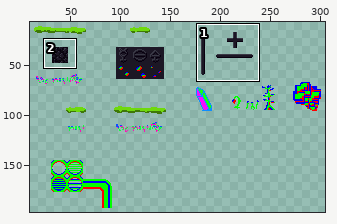
One commit to this pixel-art file: assets/tilemap.aseprite. The picture above shows the old version from afar; the outline marks the close-up.
Close-up. Old version:
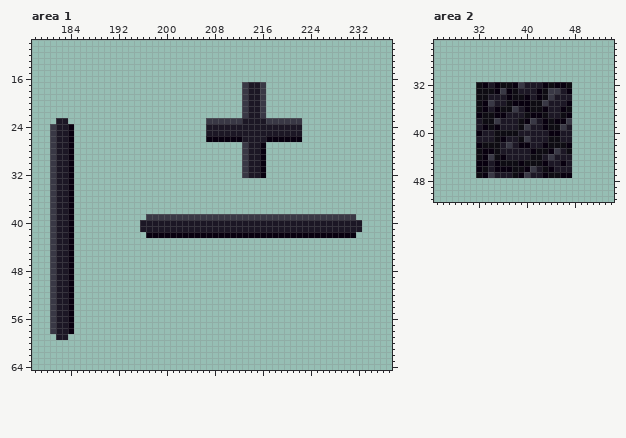
320x320 pixels, 1 frame. Shown: area 1: x 178..237, y 10..64; area 2: x 25..54, y 25..51. The wide view leaves out empty margins.
Once edited:
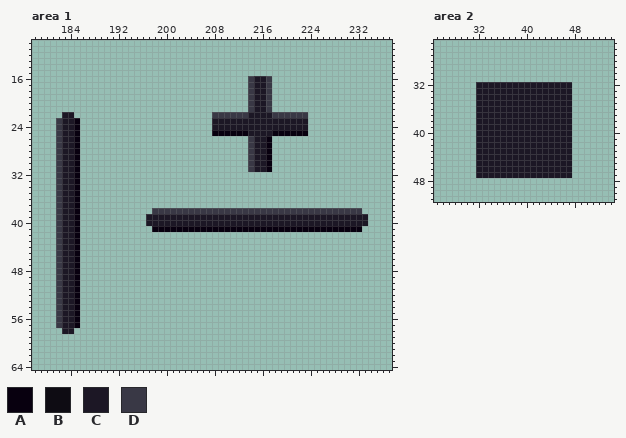
Palette (. is transparent): A #08000f  B #0e0c13  C #1c1725  D #393845
What changed:
Changed rows in their new state; - is an unchanged pixel.
Area 1, layer "Layer 1":
first column x 181:
16 ---------------------------------DCCD----------------
17 --------------------------------.D-CD----------------
18 --------------------------------.D-CD----------------
19 --------------------------------.D-CD----------------
20 --------------------------------.D-CD----------------
21 --------------------------------.D-CD----------------
22 --CC-----------------------DDDDD---CCDDDDDD----------
23 -D-CA---------------------.CCCCC----CCCCCCC----------
24 .D-CA---------------------.---------------C----------
25 .D-CA---------------------.AAAAAA----AAAAAA----------
26 .D-CA---------------------.......D---.....-----------
27 .D-CA---------------------------.D-CA----------------
28 .D-CA---------------------------.D-CA----------------
29 .D-CA---------------------------.D-CA----------------
30 .D-CA---------------------------.D-CA----------------
31 .D-CA---------------------------.D-CA----------------
32 .D-CA---------------------------....-----------------
33 .D-CA------------------------------------------------
34 .D-CA------------------------------------------------
35 .D-CA------------------------------------------------
36 .D-CA------------------------------------------------
37 .D-CA------------------------------------------------
38 .D-CA------------DDDDDDDDDDDDDDDDDDDDDDDDDDDDDDDDDDD-
39 .D-CA-----------CCCCCCCCCCCCCCCCCCCCCCCCCCCCCCCCCCCCC
40 .D-CA----------.------------------------------------C
41 .D-CA----------..AAAAAAAAAAAAAAAAAAAAAAAAAAAAAAAAAAA-
42 .D-CA-----------...................................--
43 .D-CA------------------------------------------------
44 .D-CA------------------------------------------------
45 .D-CA------------------------------------------------
46 .D-CA------------------------------------------------
47 .D-CA------------------------------------------------
48 .D-CA------------------------------------------------
49 .D-CA------------------------------------------------
50 .D-CA------------------------------------------------
51 .D-CA------------------------------------------------
52 .D-CA------------------------------------------------
53 .D-CA------------------------------------------------
54 .D-CA------------------------------------------------
55 .D-CA------------------------------------------------
56 .D-CA------------------------------------------------
57 .D-CA------------------------------------------------
58 ..-C-------------------------------------------------
59 -..--------------------------------------------------
Area 2, layer "Layer 1":
first column x 32:
32 CC-CCCCC---CCCCC
33 CCCCCCC---CCCC-C
34 CC---CCCC-CCC---
35 CCC--CCCCCCC---C
36 CC-CCCC-CCCC--CC
37 CCCCC---CCCC--CC
38 -CCC---CCC-CCCCC
39 -CCC---CC--CCCC-
40 C--CCCC-----CC--
41 ---CC--CC---CC--
42 CCCC-C-CC--CCCCC
43 CCCC-----CCCCC-C
44 CCCCC----CC-C---
45 CC-CCCCCCCCC--C-
46 CC-CCCCCCC-CC---
47 CCC---CCC--CCCCC
